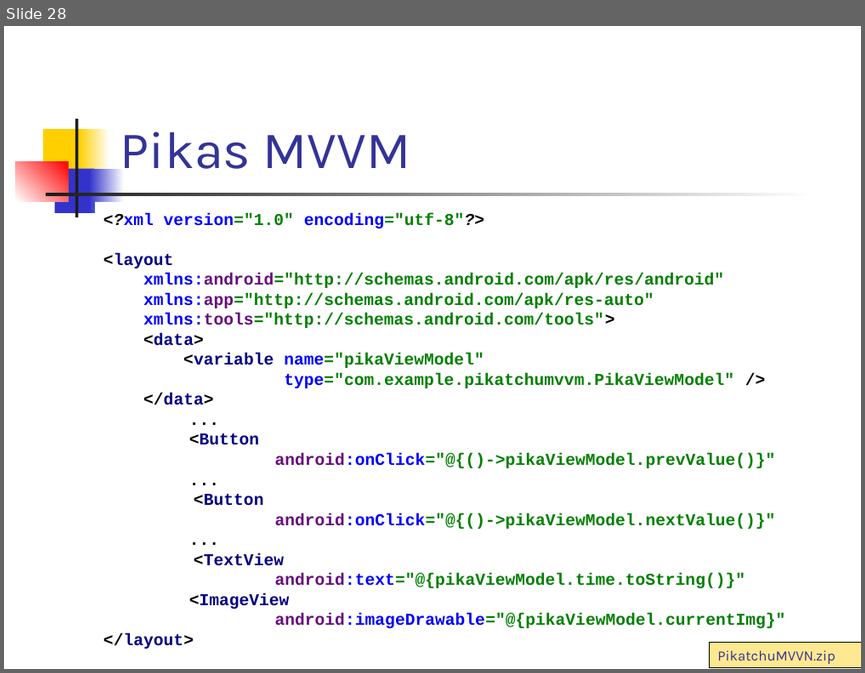
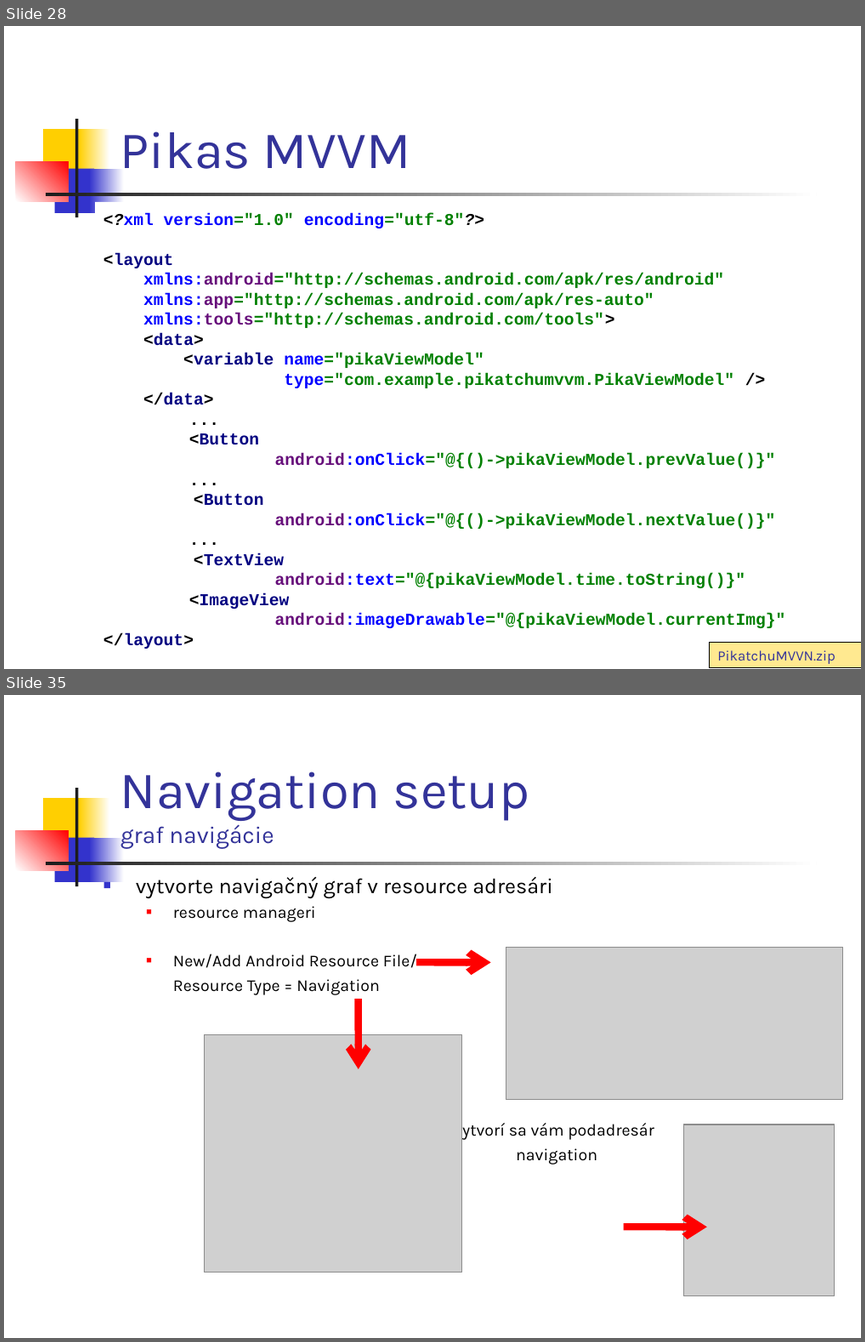
Before and after one commit to vmandro/Prednasky, a slide deck: 07/07_Android.ppt. Shown one above the other, each under a label of ours: slide 28 before the commit, slides 28 and 35 after it; the slides between them are not shown. The pictures are 865x673 and 865x1342 pixels, drawn with LibreOffice and Linux fonts; fonts in the diff are those of the drawing; grey boxes stand for pictures. Boxes give left, top, right and bottom in pixels: in the first picture for what was removed or moved away, otherwise in the second. Text is boxed around its words. In the diff, an @@ line names an element or a change of style, - is before the commit and + after.

```diff
--- a/07/07_Android.ppt
+++ b/07/07_Android.ppt
@@ slide 35 added at (x1=4, y1=695, x2=861, y2=1338), background #FFFFFF; not listed: 7 template elements that a slide beside it also shows @@
@@ rectangle added at (x1=4, y1=699, x2=21, y2=733), fill #FFFFFF @@
@@ title added at (x1=120, y1=771, x2=529, y2=849), 44 pt, text #333399 @@
+Navigation setup
+graf navigácie
@@ text added at (x1=136, y1=877, x2=654, y2=1164), 14 pt, text #000000 @@
+■ vytvorte navigačný graf v resource adresári
+  ■ resource manageri
+  ■ New/Add Android Resource File/
+  Resource Type = Navigation
+  vytvorí sa vám podadresár
+  navigation
@@ picture added at (x1=506, y1=947, x2=843, y2=1100) @@
@@ arrow added from (416, 962) to (491, 962), #FF0000 6.01 pt @@
@@ arrow added from (358, 998) to (358, 1068), #FF0000 6.01 pt @@
@@ picture added at (x1=205, y1=1035, x2=462, y2=1272) @@
@@ picture added at (x1=683, y1=1124, x2=834, y2=1296) @@
@@ arrow added from (624, 1226) to (707, 1226), #FF0000 6.01 pt @@
```
Also in this commit, not shown: 1 slide changed, 10 other slides added, 1 slide removed, 1 other file.
